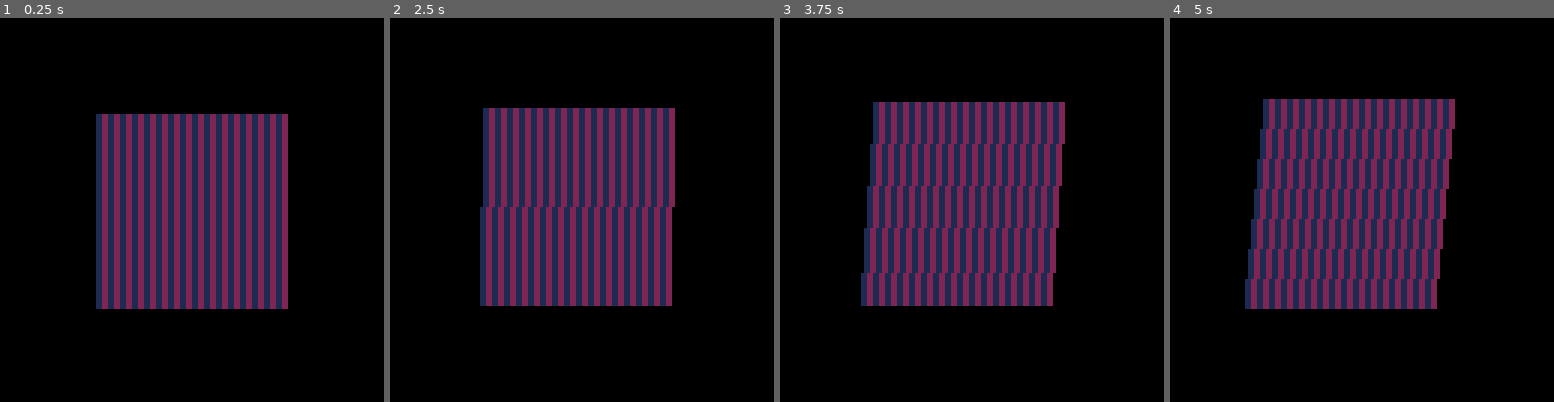
Above: before the commit, frames 1-4 (left to right).
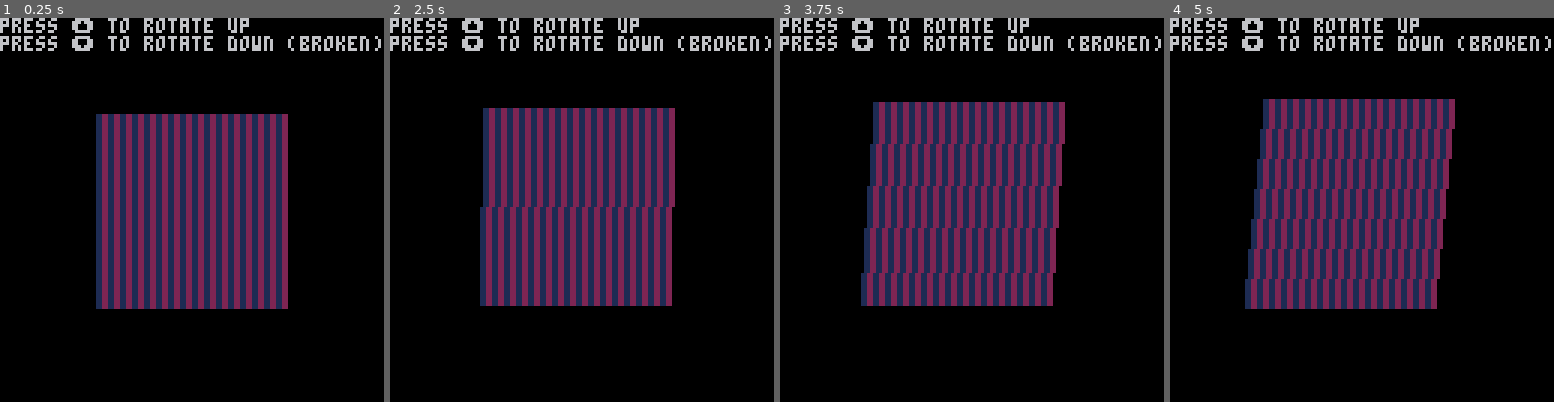
Above: after the commit, the same moments.

Repository: bvanroll/pico8
Game: PICO-8 cartridge first3d.p8
The game is run twice, just before and just after one commit, with the same random seed, the same clock (stepped at 60 frames per second) and the same inputs.
Inputs:
- Up to frame 1 (0.25 s): no input
- Up to frame 2 (2.5 s): hold Down from 2.42 s (still down)
- Up to frame 3 (3.75 s): release Down at 2.82 s; hold Up from 3.58 s (still down)
- Up to frame 4 (5 s): release Up at 4.08 s; hold Down from 4.58 s (still down)

The runs differ from the first frame. In frame 1, 2.6% of the frame differs, in the area x 0-100%, y 0-9%; in frame 2, 2.6%; in frame 3, 2.6%; in frame 4, 2.6%.

Commit message:
forgot to add little explanation

Diff:
--- a/first3d.p8
+++ b/first3d.p8
@@ -8,6 +8,8 @@
 
 function _draw()
  cls()
+ print("press ⬆️ to rotate up")
+ print("press ⬇️ to rotate down (broken)")
  x=32
  y=32
  w=64
